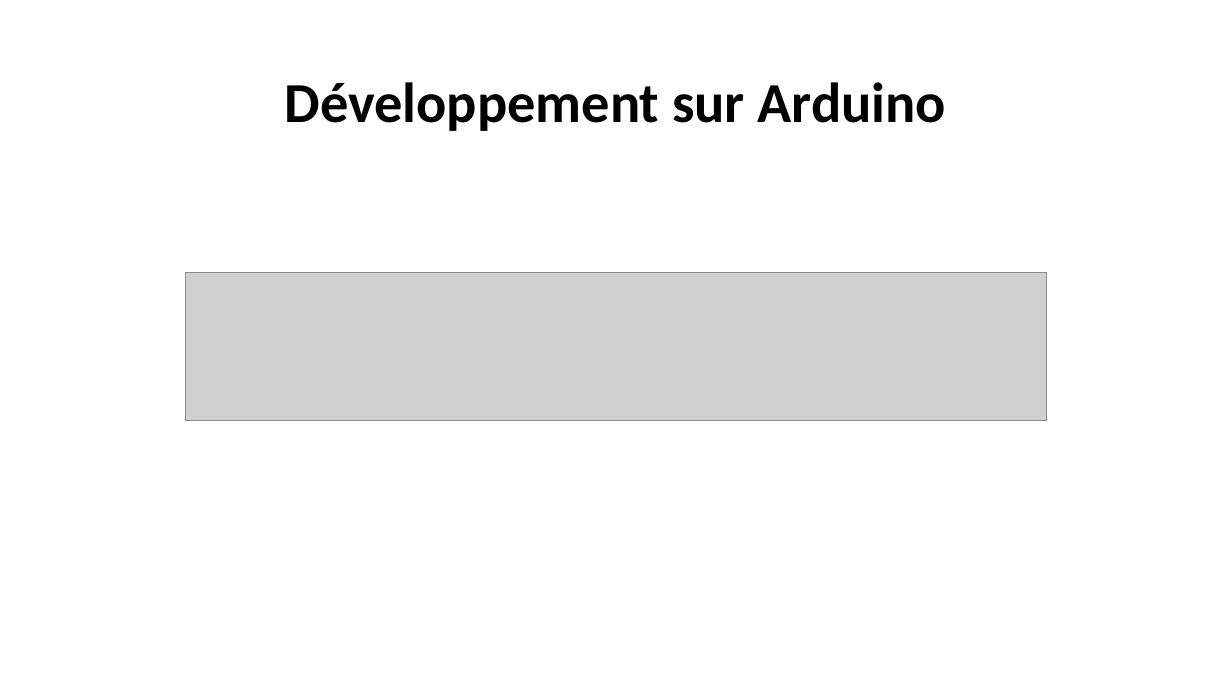
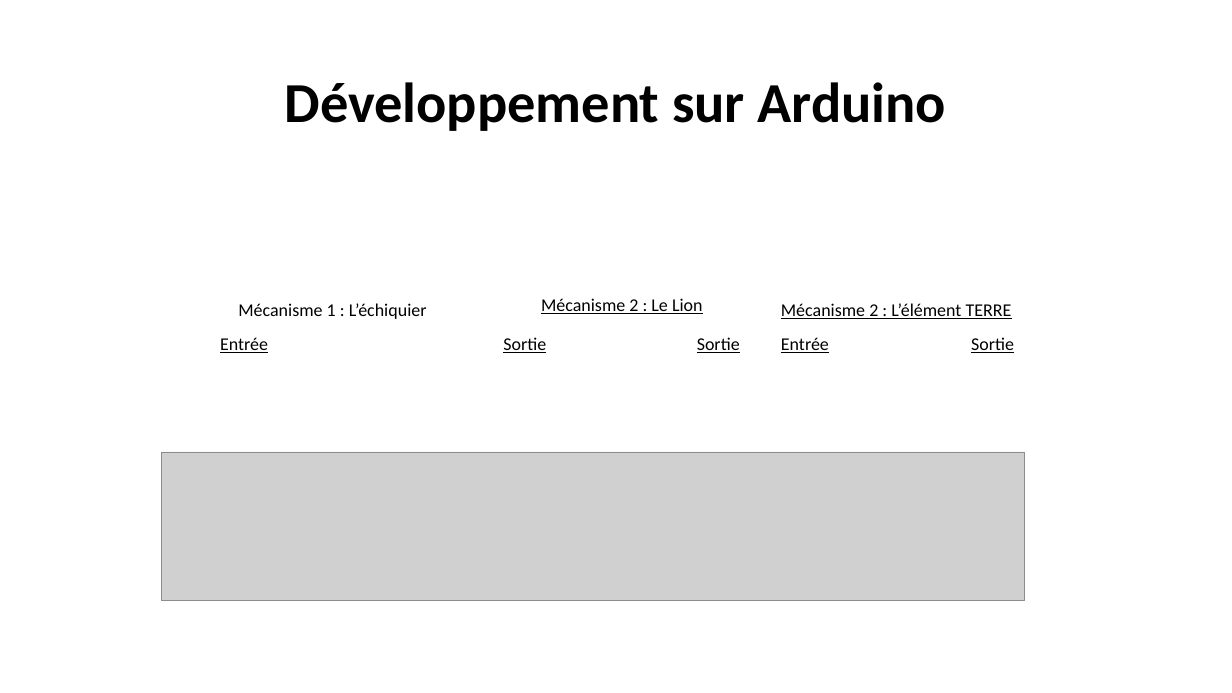
Before and after one commit to corentin-breny/Systeme_Escape_Game_13emePorte, a slide deck: slide 7 of Etudiants/Joshua/PremièreRevueDeProjet.pptx (slide 6 before the commit). Drawn at 1232x693 pixels with LibreOffice and Linux fonts; fonts in the diff are those of the drawing; grey boxes stand for pictures; background and template pictures are left out. Boxes give left, top, right and bottom in pixels: in the first picture for what was removed or moved away, otherwise in the second. Text is boxed around its words. In the diff, an @@ line names an element or a change of style, - is before the commit and + after.

```diff
--- a/Etudiants/Joshua/PremièreRevueDeProjet.pptx
+++ b/Etudiants/Joshua/PremièreRevueDeProjet.pptx
@@ picture removed at box(185, 273, 1046, 421) @@
@@ text added at box(541, 298, 703, 314), 14 pt, text #000000, underline @@
+Mécanisme 2 : Le Lion
@@ text added at box(238, 303, 427, 319), 14 pt, text #000000 @@
+Mécanisme 1 : L’échiquier
@@ text added at box(781, 303, 1012, 319), 14 pt, text #000000, underline @@
+Mécanisme 2 : L’élément TERRE
@@ text added at box(220, 337, 268, 353), 14 pt, text #000000, underline @@
+Entrée
@@ text added at box(503, 337, 546, 353), 14 pt, text #000000, underline @@
+Sortie
@@ text added at box(697, 337, 740, 353), 14 pt, text #000000, underline @@
+Sortie
@@ text added at box(781, 337, 829, 353), 14 pt, text #000000, underline @@
+Entrée
@@ text added at box(971, 337, 1014, 353), 14 pt, text #000000, underline @@
+Sortie
@@ picture added at box(162, 452, 1024, 600) @@
```
Also in this commit, not shown: 4 other slides changed, 1 slide added.
